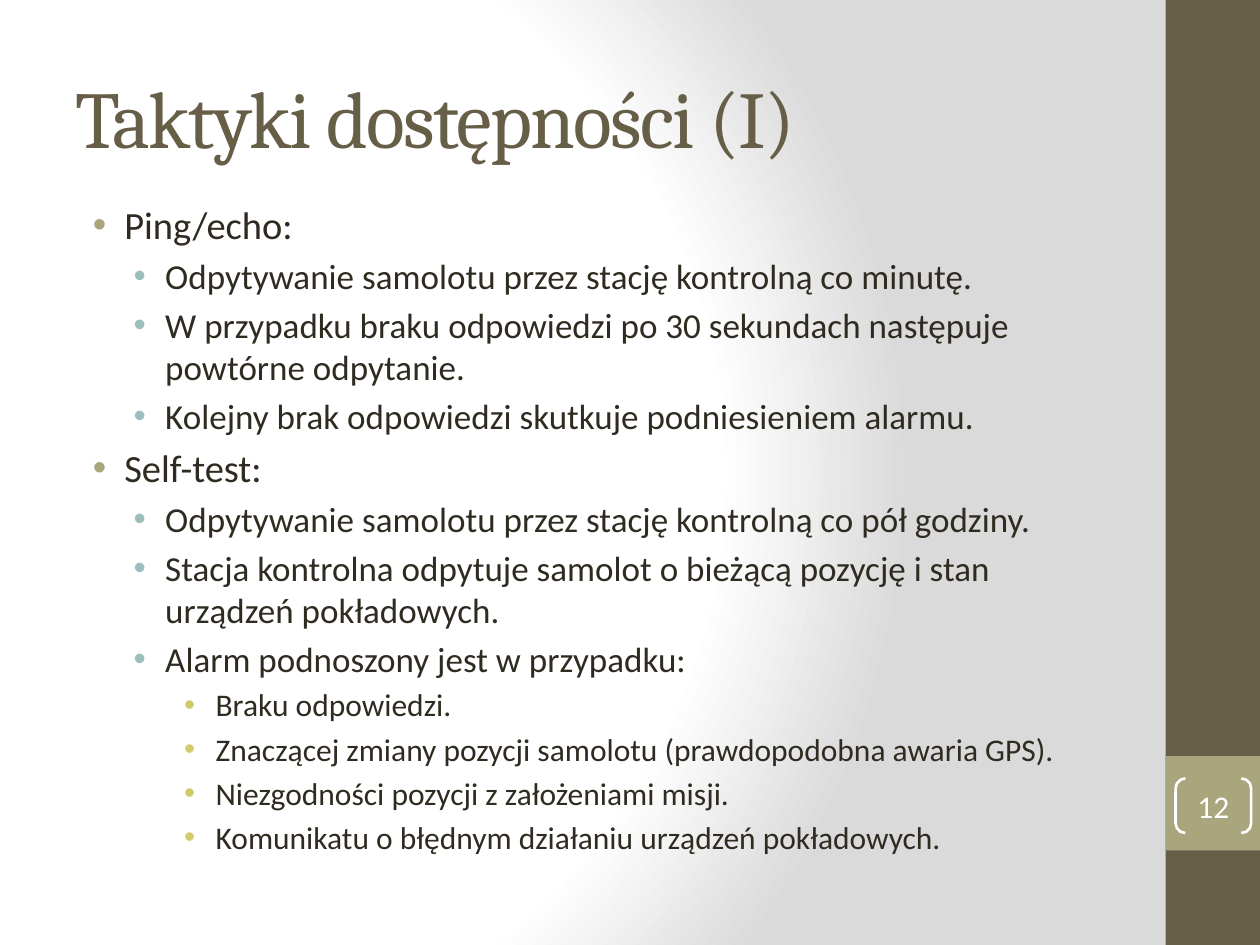
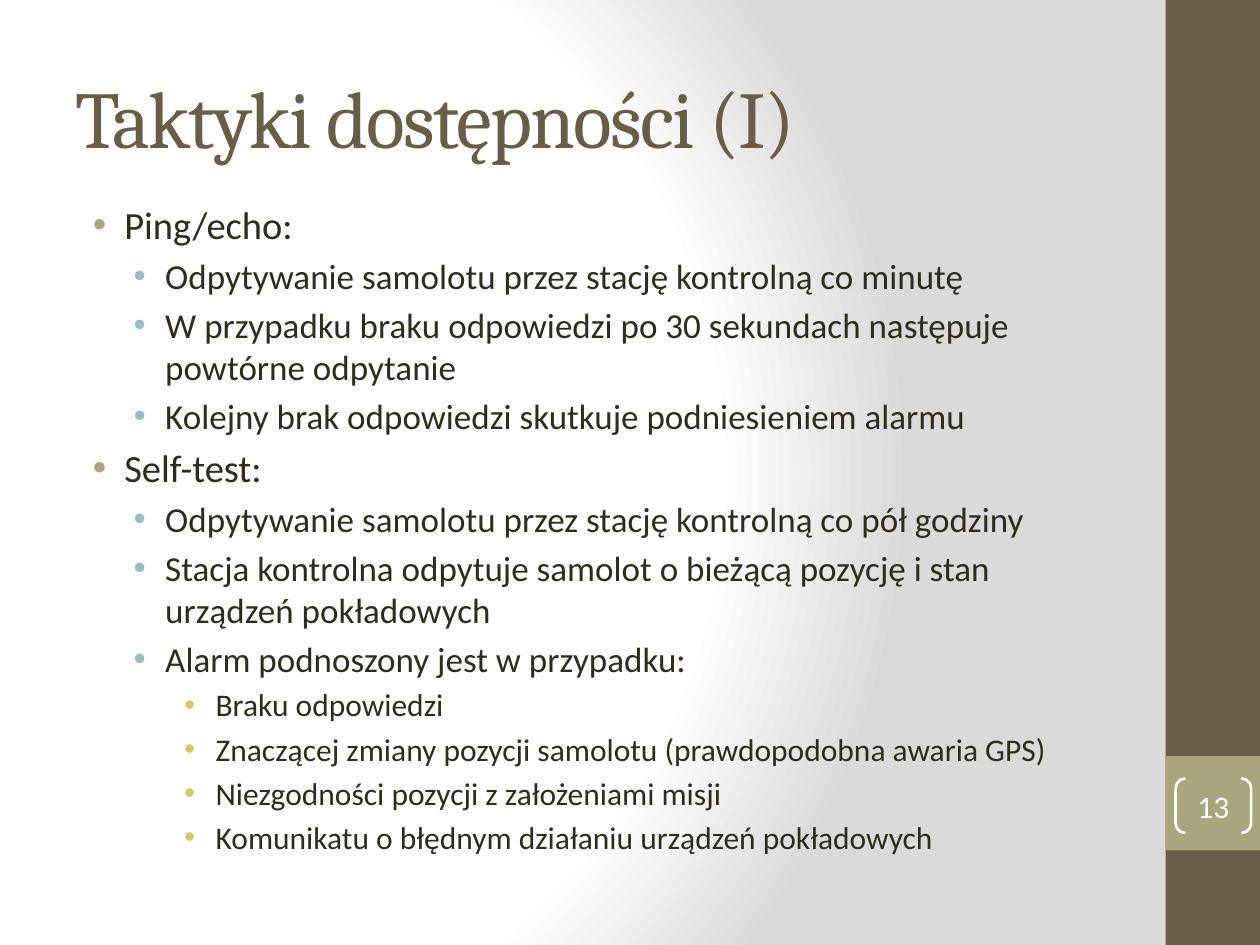
Before and after one commit to manisero/SemesterX, a slide deck: slide 13 of AIS/projekt/etap1/etap1.pptx (slide 12 before the commit). Drawn at 1260x945 pixels with LibreOffice and Linux fonts; fonts in the diff are those of the drawing. Boxes give left, top, right and bottom in pixels: in the first picture for what was removed or moved away, otherwise in the second. Text is boxed around its words. In the diff, an @@ line names an element or a change of style, - is before the commit and + after.

```diff
--- a/AIS/projekt/etap1/etap1.pptx
+++ b/AIS/projekt/etap1/etap1.pptx
@@ text at bbox=[165, 264, 1009, 435]: text changed @@
-  • Odpytywanie samolotu przez stację kontrolną co minutę.
-  • W przypadku braku odpowiedzi po 30 sekundach następuje powtórne odpytanie.
-  • Kolejny brak odpowiedzi skutkuje podniesieniem alarmu.
+  • Odpytywanie samolotu przez stację kontrolną co minutę
+  • W przypadku braku odpowiedzi po 30 sekundach następuje powtórne odpytanie
+  • Kolejny brak odpowiedzi skutkuje podniesieniem alarmu
@@ text at bbox=[165, 507, 1024, 629]: text changed @@
-  • Odpytywanie samolotu przez stację kontrolną co pół godziny.
-  • Stacja kontrolna odpytuje samolot o bieżącą pozycję i stan urządzeń pokładowych.
+  • Odpytywanie samolotu przez stację kontrolną co pół godziny
+  • Stacja kontrolna odpytuje samolot o bieżącą pozycję i stan urządzeń pokładowych
@@ text at bbox=[216, 694, 1045, 854]: text changed @@
-    • Braku odpowiedzi.
-    • Znaczącej zmiany pozycji samolotu (prawdopodobna awaria GPS).
-    • Niezgodności pozycji z założeniami misji.
-    • Komunikatu o błędnym działaniu urządzeń pokładowych.
+    • Braku odpowiedzi
+    • Znaczącej zmiany pozycji samolotu (prawdopodobna awaria GPS)
+    • Niezgodności pozycji z założeniami misji
+    • Komunikatu o błędnym działaniu urządzeń pokładowych
@@ page number at bbox=[1197, 797, 1229, 818]: text changed @@
-12
+13
```
Also in this commit, not shown: 5 other slides changed, 2 slides added, 1 other file.
